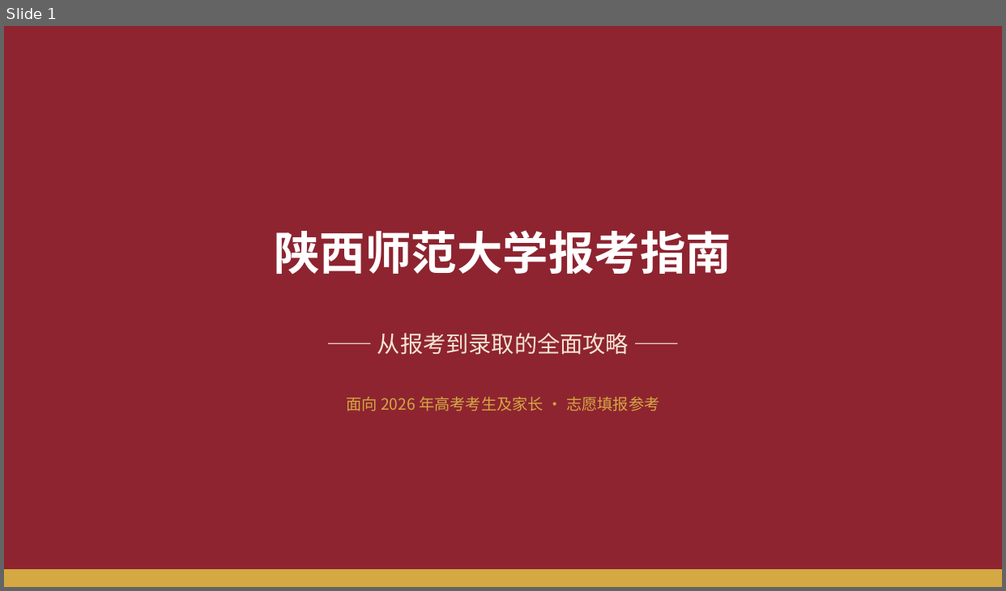
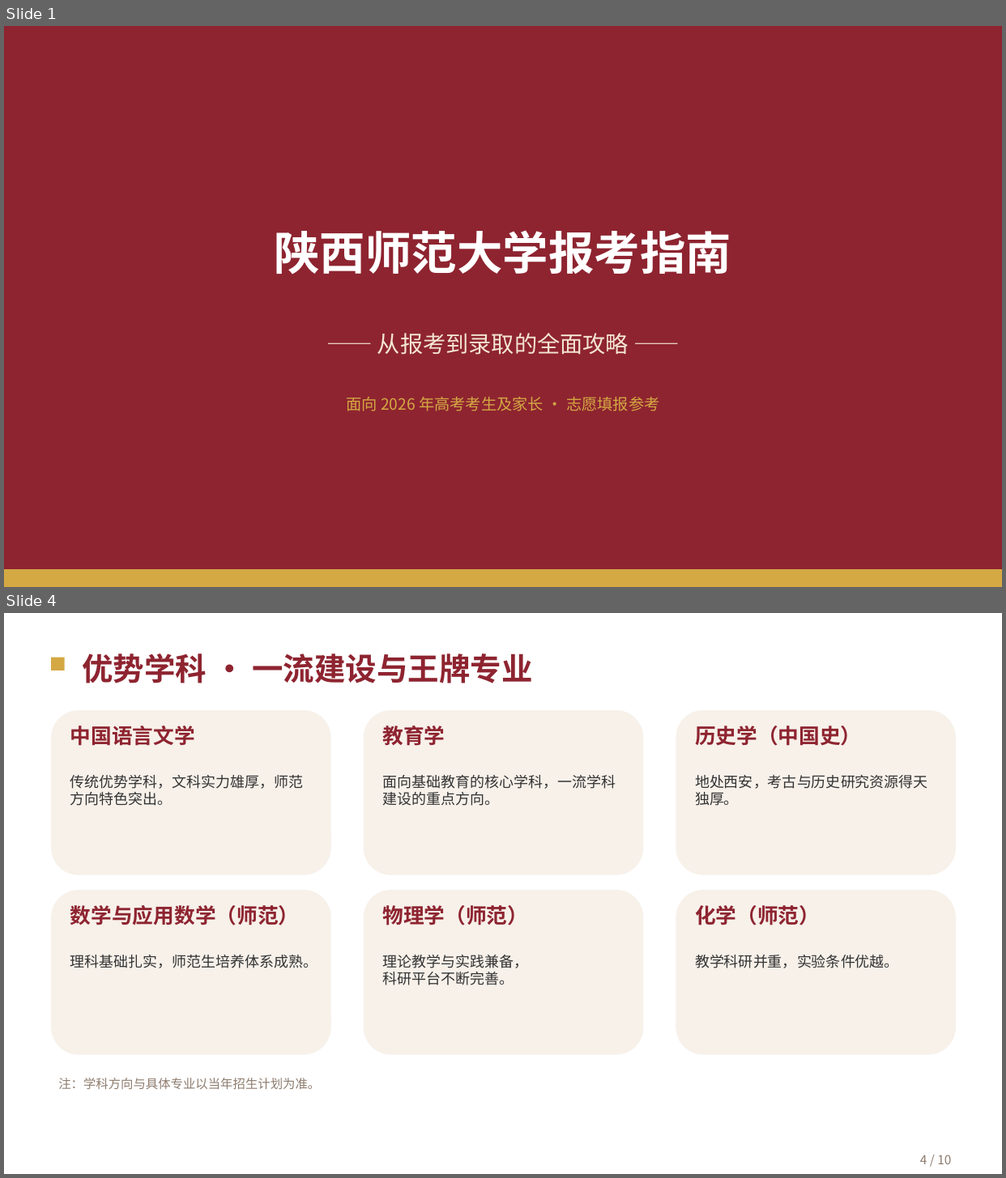
Before and after one commit to huanglihui123456789-web/prompt-hub-site, a slide deck: 陕师大报考介绍.pptx. Shown one above the other, each under a label of ours: slide 1 before the commit, slides 1 and 4 after it; the slides between them are not shown. The pictures are 1006x591 and 1006x1178 pixels, drawn with LibreOffice and Linux fonts; fonts in the diff are those of the drawing. Boxes give left, top, right and bottom in pixels: in the first picture for what was removed or moved away, otherwise in the second. Text is boxed around its words. In the diff, an @@ line names an element or a change of style, - is before the commit and + after.

```diff
--- a/陕师大报考介绍.pptx
+++ b/陕师大报考介绍.pptx
@@ slide 4 added at bbox=[4, 613, 1002, 1174], background #FFFFFF @@
@@ rectangle added at bbox=[51, 658, 65, 671], fill #D4A843 @@
@@ text added at bbox=[82, 653, 532, 683], 30 pt, text #8E2430, bold @@
+优势学科 · 一流建设与王牌专业
@@ rounded rectangle added at bbox=[51, 710, 331, 875], fill #F7F1EA @@
@@ text added at bbox=[70, 726, 195, 746], 20 pt, text #8E2430, bold @@
+中国语言文学
@@ rounded rectangle added at bbox=[364, 710, 643, 875], fill #F7F1EA @@
@@ text added at bbox=[382, 726, 445, 746], 20 pt, text #8E2430, bold @@
+教育学
@@ rounded rectangle added at bbox=[676, 710, 957, 875], fill #F7F1EA @@
@@ text added at bbox=[695, 726, 862, 746], 20 pt, text #8E2430, bold @@
+历史学（中国史）
@@ text added at bbox=[70, 775, 304, 806], 14 pt, text #333333 @@
+传统优势学科，文科实力雄厚，师范方向特色突出。
@@ text added at bbox=[382, 775, 616, 806], 14 pt, text #333333 @@
+面向基础教育的核心学科，一流学科建设的重点方向。
@@ text added at bbox=[695, 775, 928, 806], 14 pt, text #333333 @@
+地处西安，考古与历史研究资源得天独厚。
@@ rounded rectangle added at bbox=[51, 890, 331, 1054], fill #F7F1EA @@
@@ rounded rectangle added at bbox=[364, 890, 643, 1054], fill #F7F1EA @@
@@ rounded rectangle added at bbox=[676, 890, 957, 1054], fill #F7F1EA @@
@@ text added at bbox=[70, 905, 300, 926], 20 pt, text #8E2430, bold @@
+数学与应用数学（师范）
@@ text added at bbox=[382, 905, 528, 926], 20 pt, text #8E2430, bold @@
+物理学（师范）
@@ text added at bbox=[695, 905, 820, 926], 20 pt, text #8E2430, bold @@
+化学（师范）
@@ text added at bbox=[70, 955, 318, 969], 14 pt, text #333333 @@
+理科基础扎实，师范生培养体系成熟。
@@ text added at bbox=[382, 955, 528, 986], 14 pt, text #333333 @@
+理论教学与实践兼备，
+科研平台不断完善。
@@ text added at bbox=[695, 955, 899, 969], 14 pt, text #333333 @@
+教学科研并重，实验条件优越。
@@ text added at bbox=[58, 1078, 320, 1089], 12 pt, text #8E7C6E @@
+注：学科方向与具体专业以当年招生计划为准。
@@ text added at bbox=[920, 1155, 951, 1165], 12 pt, text #8E7C6E @@
+4 / 10
```
Also in this commit, not shown: 8 other slides added, 42 other files.
